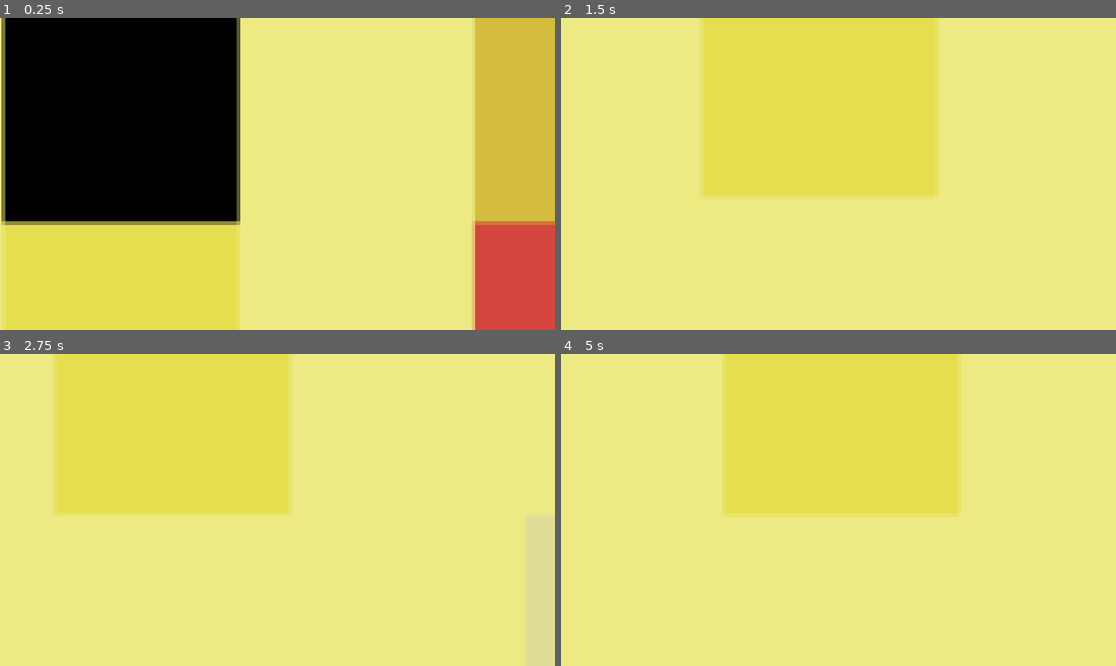
Above: before the commit, frames 1-4 (two rows, left to right).
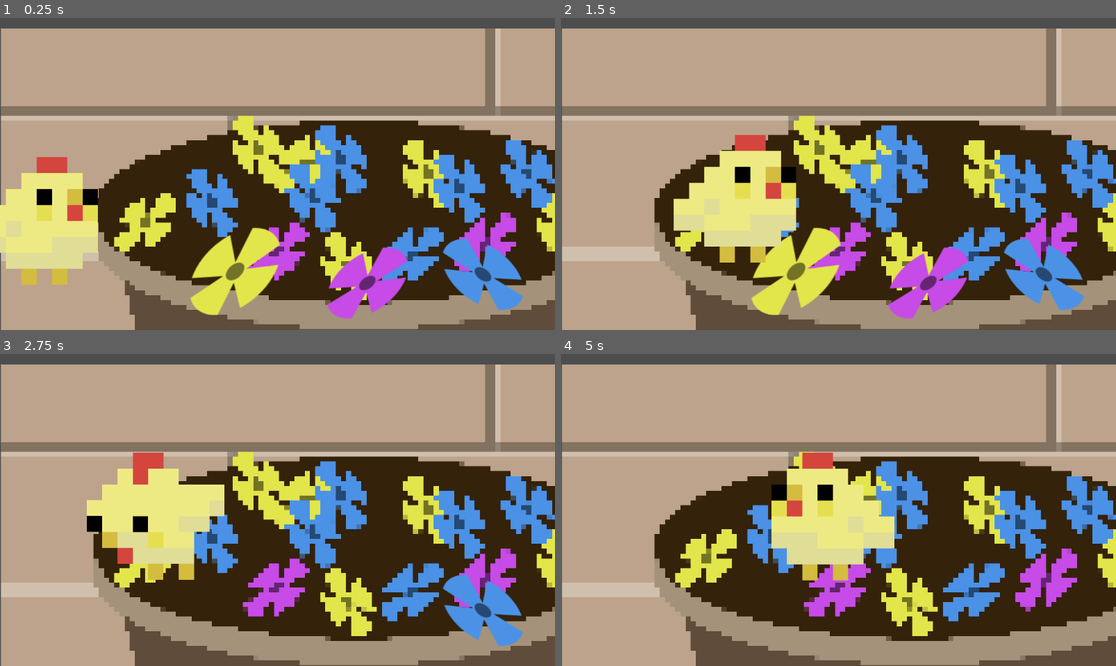
Above: after the commit, the same moments.

Repository: soupybloo/chick
Game: Godot game, scene res://scenes/5.flower_pot.tscn
The game is run twice, just before and just after one commit, with the same random seed, the same clock (stepped at 60 frames per second) and the same inputs. This scene is started directly instead of the project's main scene.
Inputs:
- Up to frame 1 (0.25 s): no input
- Up to frame 2 (1.5 s): tap Enter (ui_accept) at 0.5, 0.77, 0.8, 1.07, 1.35 s; hold P (peck, bound only after the commit) 0.53-1.28 s; hold Right (ui_right) from 0.53 s (still down)
- Up to frame 3 (2.75 s): tap Enter (ui_accept) at 1.52, 1.82, 2.3 s; tap P (peck, bound only after the commit) at 1.55 s; release Right (ui_right) at 2.03 s; hold Left (ui_left) from 2.03 s (still down); hold P (peck, bound only after the commit) from 2.03 s (still down)
- Up to frame 4 (5 s): release Left (ui_left) at 2.78 s; release P (peck, bound only after the commit) at 2.78 s; hold Right (ui_right) 2.78-4.28 s; tap P (peck, bound only after the commit) at 2.85, 4.35 s; tap Enter (ui_accept) at 3.02, 3.32, 3.6, 3.77, 4.07, 4.52, 4.82 s; hold Left (ui_left) from 4.28 s (still down)

The runs differ from the first frame. In frame 1, 98% of the frame differs, in the area x 0-100%, y 0-100%; in frame 2, 95%; in frame 3, 97%; in frame 4, 97%.

Commit message:
added flowerpot scene (design tba)

Diff:
--- a/characters/character_scenes/placeholder_character.gd
+++ b/characters/character_scenes/placeholder_character.gd
@@ -4,10 +4,18 @@
 const SPEED = 300.0
 const JUMP_VELOCITY = -400.0
 @onready var sprite_2d = $Sprite2D
+var nearby_flower = null
 
 # Get the gravity from the project settings to be synced with RigidBody nodes.
 var gravity = ProjectSettings.get_setting("physics/2d/default_gravity")
 
+func _input(event):
+	if event.is_action("peck"):
+		print("okay")
+		print(nearby_flower)
+	if event.is_action_pressed("peck") and nearby_flower:
+		print("done")
+		pluck_flower()
 
 func _physics_process(delta):
 	if (velocity.x > 1 || velocity.x < -1):
@@ -22,6 +30,9 @@
 	if Input.is_action_just_pressed("ui_accept") and is_on_floor():
 		velocity.y = JUMP_VELOCITY
 
+	#Handle peck
+	if Input.is_action_pressed("peck"):
+		sprite_2d.animation = "explorePeck"
 	# Get the input direction and handle the movement/deceleration.
 	# As good practice, you should replace UI actions with custom gameplay actions.
 	var direction = Input.get_axis("ui_left", "ui_right")
@@ -30,7 +41,22 @@
 	else:
 		velocity.x = move_toward(velocity.x, 0, SPEED)
 
+
 	move_and_slide()
 
 	var isLeft = velocity.x < 0
 	sprite_2d.flip_h = isLeft
+
+func pluck_flower():
+	if nearby_flower:
+		nearby_flower.queue_free()
+		nearby_flower = null
+
+func _on_Area2D_body_entered(body):
+	print("body", body)
+	if body.name == "Flower":
+		nearby_flower = body
+
+func _on_Area2D_body_exited(body):
+	if body == nearby_flower:
+		nearby_flower = null
--- a/characters/character_scenes/placeholder_character.tscn
+++ b/characters/character_scenes/placeholder_character.tscn
@@ -1,7 +1,8 @@
-[gd_scene load_steps=14 format=3 uid="uid://8vdibio3twlg"]
+[gd_scene load_steps=17 format=3 uid="uid://8vdibio3twlg"]
 
 [ext_resource type="Script" path="res://characters/character_scenes/placeholder_character.gd" id="1_wbdfx"]
 [ext_resource type="Texture2D" uid="uid://ccn57se7mq4b8" path="res://characters/character_scenes/spritesheet (7).png" id="2_c53ni"]
+[ext_resource type="Texture2D" uid="uid://bx2urb1cn7drx" path="res://characters/character_scenes/spritesheet (9).png" id="3_fkk1l"]
 [ext_resource type="Texture2D" uid="uid://d3u55m86ks5we" path="res://characters/character_scenes/spritesheet (5).png" id="3_xlj07"]
 
 [sub_resource type="AtlasTexture" id="AtlasTexture_ak88c"]
@@ -19,6 +20,14 @@
 [sub_resource type="AtlasTexture" id="AtlasTexture_knypo"]
 atlas = ExtResource("2_c53ni")
 region = Rect2(1941, 0, 647, 647)
+
+[sub_resource type="AtlasTexture" id="AtlasTexture_gdedy"]
+atlas = ExtResource("3_fkk1l")
+region = Rect2(647, 0, 647, 647)
+
+[sub_resource type="AtlasTexture" id="AtlasTexture_y35gx"]
+atlas = ExtResource("3_fkk1l")
+region = Rect2(0, 0, 647, 647)
 
 [sub_resource type="AtlasTexture" id="AtlasTexture_08vxr"]
 atlas = ExtResource("3_xlj07")
@@ -56,6 +65,17 @@
 "speed": 3.0
 }, {
 "frames": [{
+"duration": 2.5,
+"texture": SubResource("AtlasTexture_gdedy")
+}, {
+"duration": 1.0,
+"texture": SubResource("AtlasTexture_y35gx")
+}],
+"loop": true,
+"name": &"explorePeck",
+"speed": 5.0
+}, {
+"frames": [{
 "duration": 1.6,
 "texture": SubResource("AtlasTexture_08vxr")
 }, {
@@ -74,7 +94,7 @@
 }]
 
 [sub_resource type="RectangleShape2D" id="RectangleShape2D_lq1bv"]
-size = Vector2(264.5, 276.5)
+size = Vector2(348.25, 294.25)
 
 [node name="CharacterBody2D" type="CharacterBody2D"]
 script = ExtResource("1_wbdfx")
@@ -82,12 +102,12 @@
 [node name="Sprite2D" type="AnimatedSprite2D" parent="."]
 texture_filter = 1
 position = Vector2(258.469, -51.5)
-scale = Vector2(7.39062, 7.69)
+scale = Vector2(0.481, 0.5)
 sprite_frames = SubResource("SpriteFrames_wdy5u")
-animation = &"defaultBob"
+animation = &"explorePeck"
 autoplay = "defaultBob"
-frame_progress = 0.620053
+frame_progress = 0.996862
 
 [node name="CollisionShape2D" type="CollisionShape2D" parent="."]
-position = Vector2(206.75, -32.25)
+position = Vector2(256, -44)
 shape = SubResource("RectangleShape2D_lq1bv")
--- a/project.godot
+++ b/project.godot
@@ -14,3 +14,11 @@
 run/main_scene="res://Scenes/1.truck_scene.tscn"
 config/features=PackedStringArray("4.2", "Forward Plus")
 config/icon="res://icon.svg"
+
+[input]
+
+peck={
+"deadzone": 0.5,
+"events": [Object(InputEventKey,"resource_local_to_scene":false,"resource_name":"","device":-1,"window_id":0,"alt_pressed":false,"shift_pressed":false,"ctrl_pressed":false,"meta_pressed":false,"pressed":false,"keycode":0,"physical_keycode":80,"key_label":0,"unicode":112,"echo":false,"script":null)
+]
+}
--- a/scenes/5.flower_pot.tscn
+++ b/scenes/5.flower_pot.tscn
@@ -1,8 +1,12 @@
-[gd_scene load_steps=6 format=3 uid="uid://db44lv0i3pcef"]
+[gd_scene load_steps=11 format=3 uid="uid://db44lv0i3pcef"]
 
 [ext_resource type="Texture2D" uid="uid://dkjrt333gv3f0" path="res://scenes/flower pot pixelated.png" id="1_gh0ov"]
 [ext_resource type="Texture2D" uid="uid://laa2oboh1koj" path="res://terrain/Terrain (16x16).png" id="2_gn68g"]
 [ext_resource type="PackedScene" uid="uid://8vdibio3twlg" path="res://characters/character_scenes/placeholder_character.tscn" id="3_gddgl"]
+[ext_resource type="Texture2D" uid="uid://b4qxuycap2tq0" path="res://scenes/Group 12.png" id="4_m25b5"]
+[ext_resource type="Texture2D" uid="uid://damr6kbe3yf3b" path="res://scenes/Group 25.png" id="5_jhp8p"]
+[ext_resource type="Texture2D" uid="uid://fvphwqcdyxyw" path="res://scenes/Group 26.png" id="6_8hpu1"]
+[ext_resource type="Script" path="res://scenes/Flower.gd" id="6_8t2ek"]
 
 [sub_resource type="TileSetAtlasSource" id="TileSetAtlasSource_3ddin"]
 texture = ExtResource("2_gn68g")
@@ -452,31 +456,80 @@
 physics_layer_0/collision_layer = 1
 sources/0 = SubResource("TileSetAtlasSource_3ddin")
 
+[sub_resource type="CapsuleShape2D" id="CapsuleShape2D_be40h"]
+radius = 90.0
+height = 180.0
+
 [node name="Node2D" type="Node2D"]
 
-[node name="CanvasLayer" type="CanvasLayer" parent="."]
-
-[node name="TextureRect" type="TextureRect" parent="CanvasLayer"]
+[node name="TextureRect" type="TextureRect" parent="."]
 texture_filter = 1
 anchors_preset = 15
 anchor_right = 1.0
 anchor_bottom = 1.0
-offset_left = -11.0
-offset_top = -1.0
-offset_right = 9.0
-offset_bottom = 19.0
+offset_left = 2.0
+offset_top = 22.0
+offset_right = 1250.0
+offset_bottom = 790.0
 grow_horizontal = 2
 grow_vertical = 2
 pivot_offset = Vector2(2307, 98)
 texture = ExtResource("1_gh0ov")
 expand_mode = 1
 
-[node name="TileMap" type="TileMap" parent="CanvasLayer"]
+[node name="TileMap" type="TileMap" parent="."]
 visible = false
 scale = Vector2(3, 3)
 tile_set = SubResource("TileSet_krwbi")
 format = 2
 layer_0/tile_data = PackedInt32Array(786432, 393216, 0, 851968, 393216, 1, 786433, 458752, 0, 851969, 458752, 1, 786434 …(2121 unchanged characters)…
 
-[node name="CharacterBody2D" parent="CanvasLayer" instance=ExtResource("3_gddgl")]
-position = Vector2(-74, 478)
+[node name="Flower" type="Area2D" parent="."]
+position = Vector2(-48, -65)
+script = ExtResource("6_8t2ek")
+
+[node name="Sprite2D" type="Sprite2D" parent="Flower"]
+position = Vector2(536.625, 592.125)
+scale = Vector2(1.72097, 1.43563)
+texture = ExtResource("4_m25b5")
+
+[node name="CollisionShape2D" type="CollisionShape2D" parent="Flower"]
+position = Vector2(508, 601)
+shape = SubResource("CapsuleShape2D_be40h")
+
+[node name="Flower2" type="Area2D" parent="."]
+position = Vector2(-48, -65)
+script = ExtResource("6_8t2ek")
+
+[node name="Sprite2D" type="Sprite2D" parent="Flower2"]
+position = Vector2(811, 616)
+scale = Vector2(1.54032, 1.17216)
+texture = ExtResource("5_jhp8p")
+
+[node name="CollisionShape2D" type="CollisionShape2D" parent="Flower2"]
+position = Vector2(809, 613)
+shape = SubResource("CapsuleShape2D_be40h")
+
+[node name="Flower3" type="Area2D" parent="."]
+position = Vector2(-48, -65)
+script = ExtResource("6_8t2ek")
+
+[node name="Sprite2D" type="Sprite2D" parent="Flower3"]
+position = Vector2(1051, 598)
+scale = Vector2(1.54032, 1.17216)
+texture = ExtResource("6_8hpu1")
+
+[node name="CollisionShape2D" type="CollisionShape2D" parent="Flower3"]
+position = Vector2(1056, 615)
+shape = SubResource("CapsuleShape2D_be40h")
+
+[node name="Player" parent="." instance=ExtResource("3_gddgl")]
+position = Vector2(-122, 541)
+
+[connection signal="body_entered" from="Flower" to="Flower" method="_on_body_entered"]
+[connection signal="body_exited" from="Flower" to="Flower" method="_on_body_exited"]
+[connection signal="body_entered" from="Flower2" to="Flower2" method="_on_body_entered"]
+[connection signal="body_exited" from="Flower2" to="Flower2" method="_on_body_exited"]
+[connection signal="body_entered" from="Flower3" to="Flower3" method="_on_body_entered"]
+[connection signal="body_exited" from="Flower3" to="Flower3" method="_on_body_exited"]
+[connection signal="input_event" from="Player" to="Flower" method="_on_player_input_event"]
--- /dev/null
+++ b/scenes/Flower.gd
@@ -0,0 +1,13 @@
+extends Area2D
+
+func _on_body_entered(body):
+
+	print(body, "flowerbody")
+	if body.name == "Player":
+		print("entered")
+		body.nearby_flower = self
+
+
+func _on_body_exited(body):
+	if body.is_in_group("Player"):
+		body.nearby_flower = null
Binary file added: characters/character_scenes/spritesheet (8).png
Not shown, added: characters/character_scenes/spritesheet (8).png.import
Binary file added: characters/character_scenes/spritesheet (9).png
Not shown, added: characters/character_scenes/spritesheet (9).png.import
Empty file added: scenes/5.flower_pot.gd
Binary file added: scenes/Group 12.png
Not shown, added: scenes/Group 12.png.import
Binary file added: scenes/Group 25.png
Not shown, added: scenes/Group 25.png.import
Binary file added: scenes/Group 26.png
Not shown, added: scenes/Group 26.png.import
